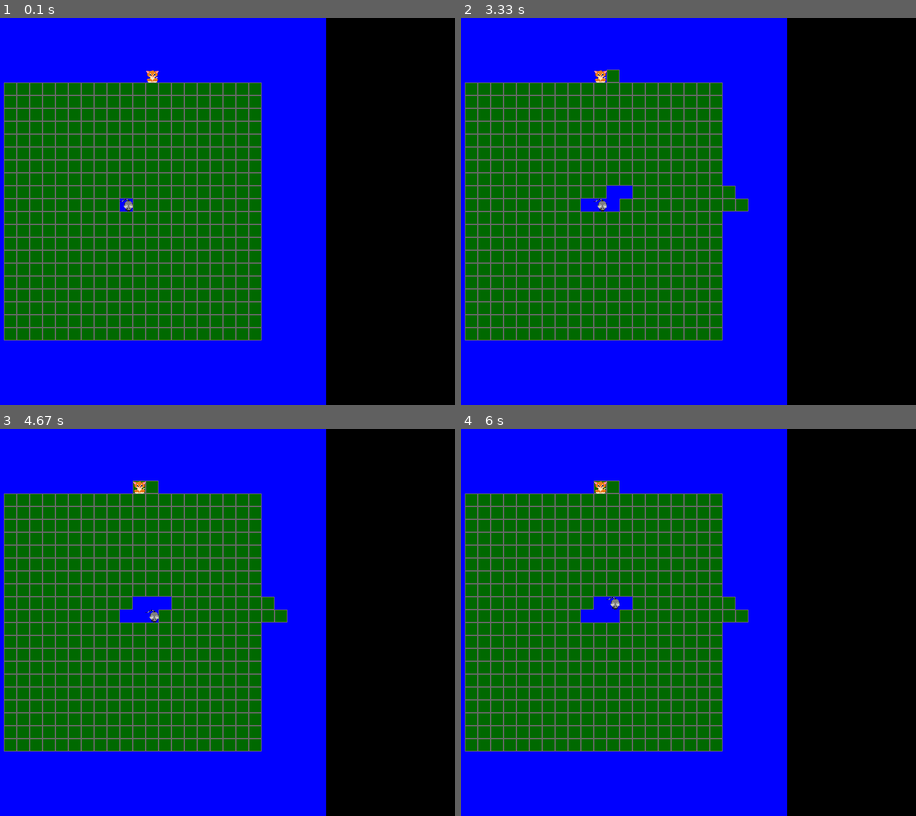
Above: before the commit, frames 1-4 (two rows, left to right).
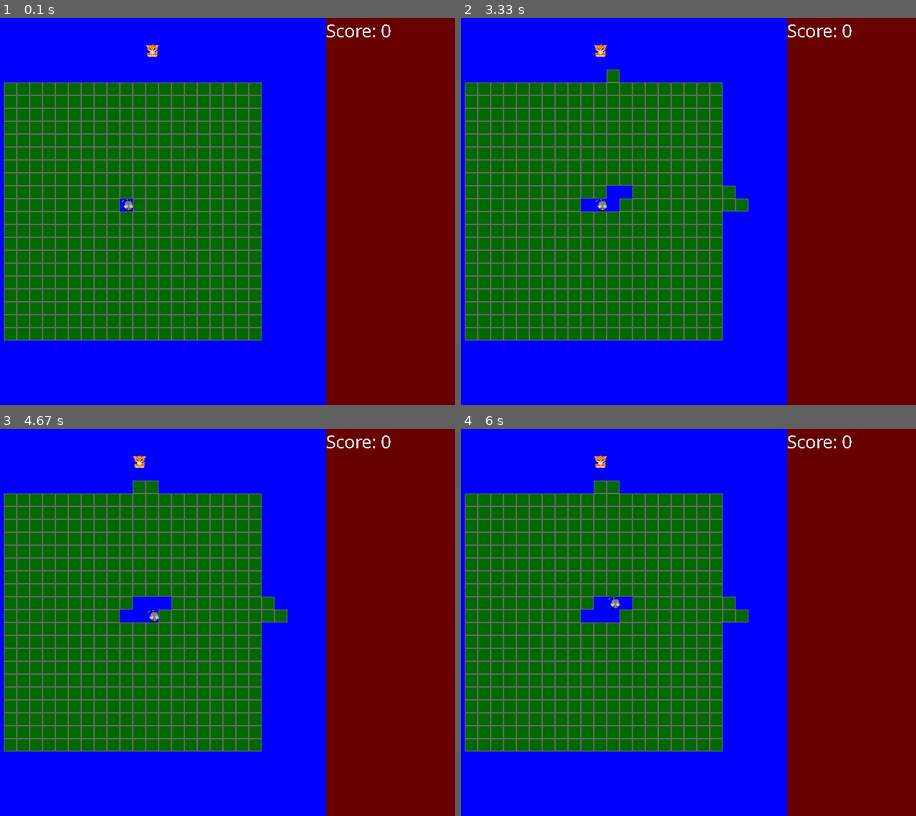
Above: after the commit, the same moments.

Repository: anhdtran95/Python-Learning
Game: pygame game, started from pygame/Rodent Revenge/Rodent Revenge.py
Two runs of this game, one before a commit and one after it. Both use one fixed random seed, a clock stepped at 60 frames per second and the inputs below.
Inputs:
- Up to frame 1 (0.1 s): no input
- Up to frame 2 (3.33 s): hold A 0.33-0.8 s; hold Right 0.33-0.8 s; hold Right 0.83-1.3 s; hold Up 1.33-1.63 s; hold Right 1.67-2.13 s; hold Left 2.17-2.7 s; hold Down 2.73-3.03 s; hold Left from 3.07 s (still down)
- Up to frame 3 (4.67 s): release Left at 3.47 s; hold Up 3.5-3.87 s; hold Right 3.9-4.53 s; hold Down from 4.57 s (still down)
- Up to frame 4 (6 s): release Down at 4.93 s; hold Left 4.97-5.43 s; hold Right 5.47-5.93 s; hold Up from 5.97 s (still down)

The runs differ from the first frame. In frame 1, 28% of the frame differs, in the area x 32-100%, y 0-100%; in frame 2, 28%; in frame 3, 28%; in frame 4, 28%.

Commit message:
stable for initial release xD

Diff:
--- a/pygame/Rodent Revenge/Rodent Revenge.py
+++ b/pygame/Rodent Revenge/Rodent Revenge.py
@@ -1,5 +1,6 @@
 import pygame as pg
 import random
+import math
 
 #define some color
 black = (0, 0, 0)
@@ -23,6 +24,10 @@
 gamedisplay_width = 600
 gamedisplay_height = 600
 
+#score display
+scoredisplay_width = 200
+scoredisplay_height = 600
+
 class block(pg.sprite.Sprite):
     def __init__(self, left, top):
         pg.sprite.Sprite.__init__(self)
@@ -34,19 +39,16 @@
         self.inside.fill(darkgreen)
         self.image.blit(self.inside, (1,1))
         self.rect = self.image.get_rect(topleft = (self.left, self.top))
+
     def update(self, dir):
         if dir == 'left':
             self.left -= 20
-
         elif dir == 'right':
             self.left += 20
-
         elif dir == 'up':
             self.top -= 20
-
         elif dir == 'down':
             self.top += 20
-
         self.rect = self.image.get_rect(topleft = (self.left, self.top))
 
     def getPos(self):
@@ -152,12 +154,34 @@
     def getPos(self):
         return(self.left,self.top)
 
-    def stop(self):
+    def pause(self):
         self.moving = False
+
+    def move(self):
+        self.moving = True
 
     def isMoving(self):
         return self.moving
 
+    def getDist(self, mousePos):
+        mouseLeft = mousePos[0]
+        mouseTop = mousePos[1]
+        leftDist = math.pow(abs(mouseLeft - self.left), 2)
+        topDist = math.pow(abs(mouseTop - self.top), 2)
+        dist = math.sqrt(leftDist + topDist)
+        return dist
+
+class scoreSection(pg.sprite.Sprite):
+
+    def __init__(self):
+        pg.sprite.Sprite.__init__(self)
+        self.score = 0
+        self.font = pg.font.SysFont('Comic Sans MS', 30)
+        self.image = self.font.render("Score: " + str(self.score), False, white)
+
+    def update(self):
+        self.score += 10
+        self.image = self.font.render("Score: " + str(self.score), False, white)
 
 def opp(dir):#return the opposite direction lol
     if dir < 4:
@@ -165,11 +189,26 @@
     else:
         return (dir - 4)
 
-def searchForBlock(leftVal, topVal, group):
+def searchForBlock(posTuple, group):
     for elem in group:
-        if elem.getPos() == (leftVal, topVal):
+        if elem.getPos() == posTuple:
             return True
     return False
+
+def countPausing(group):# count the number of cats paused in a group of cat
+    count = 0
+    for elem in group:
+        if not elem.isMoving():
+            count += 1
+
+    return count
+
+def removeSprite(posTuple, group):
+    for elem in group:
+        if elem.getPos() == posTuple:
+            elem.kill()
+            break
+
 
 def main():
     pg.init()
@@ -179,6 +218,7 @@
     pg.display.set_caption('Rodent Revenge by Anh')
     windowSurface = pg.display.set_mode((display_width, display_height))
     gameSurface = pg.Surface((gamedisplay_width, gamedisplay_height))
+    scoreSurface = pg.Surface((scoredisplay_width, scoredisplay_height))
 
     #store all blocks
     blockGroup = pg.sprite.Group()
@@ -190,17 +230,15 @@
     numOfCat = 1
     catNo = 0
 
+    catUpdateTimer = 200
+    catUpdateTick = 0
     #store all chesse
     cheeseGroup = pg.sprite.Group()
     cheesePosList = []
 
     newMouse = mouse(280, 280)
 
-
-    catUpdateTimer = 200
-    catUpdateTick = 0
-
-    newCheese = None
+    score = scoreSection()
 
     #loop to create square of blocks outside
     blockLeft = 100
@@ -218,7 +256,9 @@
     while not gameOver:
         windowSurface.fill(black)
         windowSurface.blit(gameSurface, (0,0))
+        windowSurface.blit(scoreSurface, (600,0))
         gameSurface.fill(blue)
+        scoreSurface.fill(darkred)
 
         blockToMove = None
 
@@ -226,24 +266,17 @@
         failedDir = []
 
         #loop to make different cats
-        #change this loop because different blocks are moved
-        #so you cant generate new position using this loop
-        while catNo < numOfCat and numOfCat < 4: #4 cats at a time fella
+        while catNo < numOfCat and numOfCat <= 5: #5 cats at a time fella
             catLeft = random.randint(0, gamedisplay_width/20) * 20
-            if catLeft >= 100 and catLeft <= 500:
-                catTop = random.randint(0, 9)
-                if catTop < 5:
-                    catTop = catTop * 20
-                else:
-                    catTop = catTop * 20 + 400
-            else:
-                catTop = random.randint(0, gamedisplay_height/20) * 20
+            catTop = random.randint(0, gamedisplay_height/20) * 20
+
+            while (catLeft, catTop) in blockPosList or (catLeft, catTop) in cheesePosList or (catLeft, catTop) in catPosList or (catLeft, catTop) == newMouse.getPos():
+                catTop = random.randint(0, gamedisplay_height/20) * 20 #change one only la
 
             newCat = cat(catLeft, catTop)
             catPosList.append((catLeft, catTop))
             catGroup.add(newCat)
             catNo += 1
-            print("initial Pos is: " + str((catLeft, catTop)))
 
         for event in pg.event.get():
             if event.type == pg.KEYDOWN:
@@ -257,13 +290,13 @@
                     mouseLeft, mouseTop = newMouse.getPos()
                     while mouseTop >= 0:
                         mouseTop -= 20
-                        found = searchForBlock(mouseLeft, mouseTop, blockGroup)
-
-                        if not found:
-                            break
+                        found = searchForBlock((mouseLeft, mouseTop), blockGroup)
+                        if not found:#when not found means it meets something halfway
+                            break
+                    if (mouseLeft, mouseTop) in catPosList or (mouseLeft, mouseTop) in cheesePosList:
+                        found = True
 
                     if mouseTop >= 0:
-
                         if not found:
                             newMouse.update('up')
                             for blocks in blockGroup:
@@ -282,13 +315,13 @@
                     mouseLeft, mouseTop = newMouse.getPos()
                     while mouseTop <= 580:
                         mouseTop += 20
-                        found = searchForBlock(mouseLeft, mouseTop, blockGroup)
-
-                        if not found:
-                            break
+                        found = searchForBlock((mouseLeft, mouseTop), blockGroup)
+                        if not found:
+                            break
+                    if (mouseLeft, mouseTop) in catPosList or (mouseLeft, mouseTop) in cheesePosList:
+                        found = True
 
                     if mouseTop <= 580:
-
                         if not found:
                             newMouse.update('down')
                             for blocks in blockGroup:
@@ -307,13 +340,13 @@
                     mouseLeft, mouseTop = newMouse.getPos()
                     while mouseLeft >= 0:
                         mouseLeft -= 20
-                        found = searchForBlock(mouseLeft, mouseTop, blockGroup)
-
-                        if not found:
-                            break
+                        found = searchForBlock((mouseLeft, mouseTop), blockGroup)
+                        if not found:
+                            break
+                    if (mouseLeft, mouseTop) in catPosList or (mouseLeft, mouseTop) in cheesePosList:
+                        found = True
 
                     if mouseLeft >= 0:
-
                         if not found:
                             newMouse.update('left')
                             for blocks in blockGroup:
@@ -332,13 +365,13 @@
                     mouseLeft, mouseTop = newMouse.getPos()
                     while mouseLeft <= 580:
                         mouseLeft += 20
-                        found = searchForBlock(mouseLeft, mouseTop, blockGroup)
-
-                        if not found:
-                            break
+                        found = searchForBlock((mouseLeft, mouseTop), blockGroup)
+                        if not found:
+                            break
+                    if (mouseLeft, mouseTop) in catPosList or (mouseLeft, mouseTop) in cheesePosList:
+                        found = True
 
                     if mouseLeft <= 580:
-
                         if not found:
                             newMouse.update('right')
                             for blocks in blockGroup:
@@ -354,23 +387,54 @@
 
                 #press a to debug all the block position
                 if event.key == pg.K_a:
-                    # for shit in blockPosList:
-                    #     print(shit)
+
+                    print("cat group has: " + str(len(catGroup)))
+                    for shit in catPosList:
+                        print("them cats at: " + str(shit))
 
                     for shit in cheesePosList:
-                        print(shit)
+                        print("them cheese at: " + str(shit))
 
 
         if catUpdateTick == catUpdateTimer:
             for cats in catGroup:
-                failedDir = []
-                if cats.isMoving():
-
-                    initialPos = cats.getPos()
+                failedDir = []#this is for absolute nono direction
+
+                initialPos = cats.getPos()
+                if cats.getDist(newMouse.getPos()) <= 60: #if near mouse
+                    # print("Danger is near hahaha")
+                    wrongDir = []#this is for not desired direction
+                    prevDist = cats.getDist(newMouse.getPos())
                     prevPos = cats.getPos()
                     catDir = random.randint(0,7)
                     cats.update(catDir)
 
+                    while len(failedDir) < 9:
+
+                        if cats.getPos() in blockPosList or cats.getPos() == prevPos or cats.getDist(newMouse.getPos()) > prevDist:
+                            if cats.getPos() != prevPos:
+                                if cats.getDist(newMouse.getPos()) > prevDist and cats.getPos() not in blockPosList:
+                                    wrongDir.append(catDir)
+                                cats.update(opp(catDir))
+                            failedDir.append(catDir)
+                            catDir += 1
+                            catDir %= 8
+                            cats.update(catDir)
+                        else:
+                            break
+
+                    if cats.getPos() in blockPosList or cats.getPos() == prevPos:
+                        if cats.getPos() in blockPosList:
+                            cats.update(opp(catDir))
+                        for dir in wrongDir:
+                            cats.update(dir)
+                            break
+
+                else:
+                    prevPos = initialPos
+                    catDir = random.randint(0,7)
+                    cats.update(catDir)
+
                     while cats.getPos() in blockPosList or cats.getPos() == prevPos:
                         failedDir.append(catDir)#append to the list of failure
 
@@ -378,41 +442,47 @@
                             cats.update(opp(catDir))#go back to previous
 
                         if failedDir.count(catDir) >= 2:
-                            cats.stop()
-
-                            print("current catdir is: " + str(catDir))
-                            for dir in failedDir:
-                                print(dir)
-
-
+                            # cats.pause()
                             break
 
                         prevPos = cats.getPos()
                         catDir += 1
-                        catDir = catDir % 8
+                        catDir %= 8
                         cats.update(catDir)
 
-                    catPosList.remove(initialPos)
-                    catPosList.append(cats.getPos())
-
-                    # print("pos before: " + str(cats.getPos()))
-                    # print("pos after: " + str(initialPos))
-
+                catPosList.remove(initialPos)
+                catPosList.append(cats.getPos())
+
+                if cats.getPos() != initialPos:# after cat can accidentally escape, it will move again
+                    cats.move()
                 else:
-                    # print("this cat ain moving")
+                    cats.pause()
+
+
+
+            if countPausing(catGroup) ==  len(catGroup):
+                for cats in catGroup:
                     newCheese = cheese(cats.getPos()[0],cats.getPos()[1])
                     cheeseGroup.add(newCheese)
                     cheesePosList.append(cats.getPos())
                     cats.kill()
-
-                    # newCat = None #because now is only 1 cat
-
-                if len(catGroup) == 0:
-                    catNo = 0
-                    numOfCat += 1
+                    catPosList.remove(cats.getPos())
+
+                catNo = 0
+                numOfCat += 1
 
             catUpdateTick = 0
         catUpdateTick += 1
+
+
+        if newMouse.getPos() in cheesePosList:
+            score.update()
+            removeSprite(newMouse.getPos(), cheeseGroup)
+            cheesePosList.remove(newMouse.getPos())
+
+        if newMouse.getPos() in catPosList:
+            # gameOver = True
+            print("CAT IS EATING MOUSE")
 
 
         blockGroup.draw(gameSurface)
@@ -420,7 +490,7 @@
         cheeseGroup.draw(gameSurface)
 
         gameSurface.blit(newMouse.image, newMouse.getPos())
-
+        scoreSurface.blit(score.image, (0,0))#update score text
         pg.display.update()
 
 
